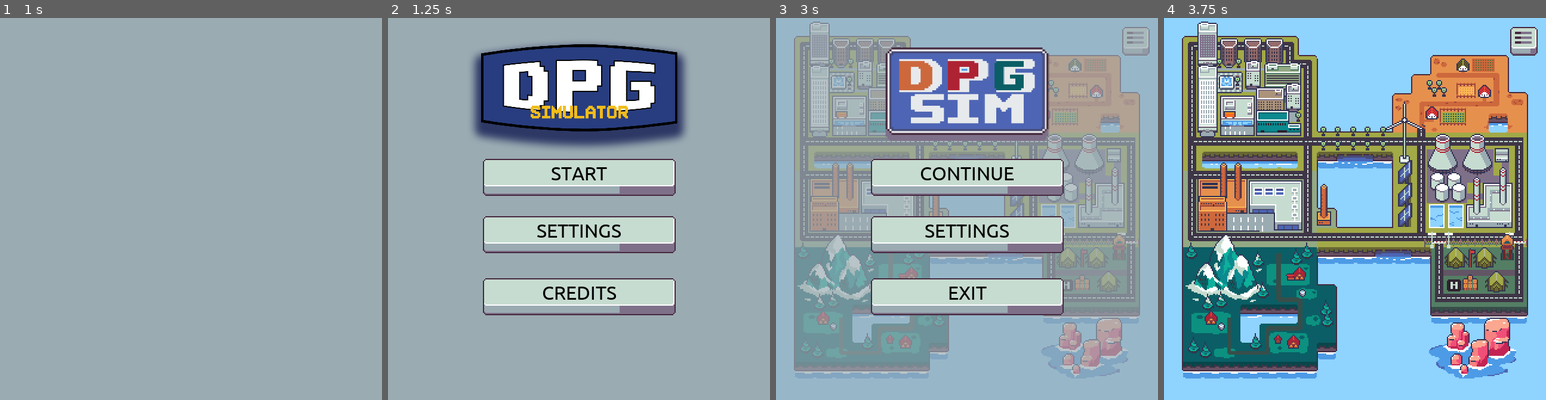
Above: before the commit, frames 1-4 (left to right).
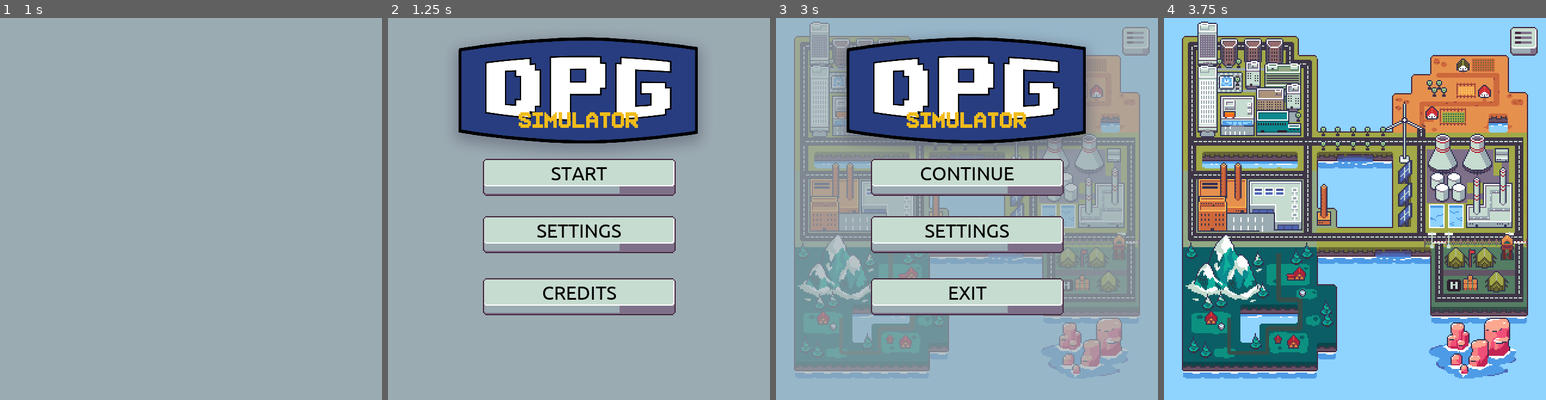
Above: after the commit, the same moments.

Repository: Kazakh-British-Technical-University/dpgsim
Game: Godot game, scene res://Game.tscn
Two runs of this game, one before a commit and one after it. Both use one fixed random seed, a clock stepped at 60 frames per second and the inputs below.
Inputs (mouse positions are in pixels of both pictures, inside the frame that each line leads up to):
- Up to frame 1 (1 s): tap Enter at 0.5 s; move the mouse to (275, 189) at 0.52 s
- Up to frame 2 (1.25 s): no input
- Up to frame 3 (3 s): click "START" at 1.25 s; click (1135, 40) at 2.02 s; click (1135, 40) at 2.75 s
- Up to frame 4 (3.75 s): click "CONTINUE" at 3.5 s

Frame 1 is identical in both runs. In frame 2, 11% of the frame differs, in the area x 17-82%, y 5-34%; in frame 3, 16%, in the area x 17-83%, y 5-35%; in frame 4, nothing differs.
Error in both runs: Attempt to call function 'addGodotFunction' in base 'null instance' on a null instance. (res://web/WebInterface.gd:94)

Commit message:
Updated Project buttons

Diff:
--- /dev/null
+++ b/dpg_sim_game/Fonts/Font_Light12.tres
@@ -0,0 +1,7 @@
+[gd_resource type="DynamicFont" load_steps=2 format=2]
+
+[ext_resource path="res://Fonts/Ubuntu-Light.ttf" type="DynamicFontData" id=1]
+
+[resource]
+size = 12
+font_data = ExtResource( 1 )
--- a/dpg_sim_game/Scenes/MainMenu/MainMenu.tscn
+++ b/dpg_sim_game/Scenes/MainMenu/MainMenu.tscn
@@ -18,8 +18,8 @@
 texture = ExtResource( 1 )
 
 [node name="DpgLogo" type="Sprite" parent="."]
-position = Vector2( 328, 152 )
-scale = Vector2( 0.252778, 0.252778 )
+position = Vector2( 328, 164 )
+scale = Vector2( 0.308333, 0.308333 )
 texture = ExtResource( 6 )
 
 [node name="Start_Button" parent="." instance=ExtResource( 2 )]
--- a/dpg_sim_game/Scenes/MainMenu/PauseMenu.tscn
+++ b/dpg_sim_game/Scenes/MainMenu/PauseMenu.tscn
@@ -1,8 +1,9 @@
-[gd_scene load_steps=6 format=2]
+[gd_scene load_steps=7 format=2]
 
 [ext_resource path="res://Sprites/logo.png" type="Texture" id=1]
 [ext_resource path="res://Scenes/Buttons/MM_Button.tscn" type="PackedScene" id=2]
 [ext_resource path="res://Scenes/MainMenu/PauseMenu.gd" type="Script" id=3]
+[ext_resource path="res://Sprites/DPG_logo.png" type="Texture" id=4]
 [ext_resource path="res://Scenes/Settings/Settings.tscn" type="PackedScene" id=5]
 
 [sub_resource type="StyleBoxEmpty" id=1]
@@ -16,8 +17,14 @@
 color = Color( 0.607843, 0.670588, 0.698039, 0.698039 )
 
 [node name="Logo" type="Sprite" parent="."]
+visible = false
 position = Vector2( 320, 121 )
 texture = ExtResource( 1 )
+
+[node name="DpgLogo" type="Sprite" parent="."]
+position = Vector2( 328, 164 )
+scale = Vector2( 0.308333, 0.308333 )
+texture = ExtResource( 4 )
 
 [node name="Continue_Button" parent="." instance=ExtResource( 2 )]
 margin_left = 153.0
--- a/dpg_sim_game/Scenes/Projects/ProjectOption.gd
+++ b/dpg_sim_game/Scenes/Projects/ProjectOption.gd
@@ -4,6 +4,9 @@
 func InitProjectButton(project):
 	data = project
 	$Title.text = trans.local(data["Title"])
+	$Description.text = trans.local(data["Description"])
+	$Money.text = trans.local(data["MoneyCost"])
+	$Time.text = trans.local(data["TimeCost"])
 
 func _on_ProjectOption_pressed():
 	global.game.soundManager.PlaySFX("Tick")
--- a/dpg_sim_game/Scenes/Projects/ProjectOption.tscn
+++ b/dpg_sim_game/Scenes/Projects/ProjectOption.tscn
@@ -1,30 +1,81 @@
-[gd_scene load_steps=4 format=2]
+[gd_scene load_steps=8 format=2]
 
-[ext_resource path="res://Sprites/UI/ScenarioFrame.png" type="Texture" id=1]
-[ext_resource path="res://Fonts/Font_Regular24.tres" type="DynamicFont" id=2]
+[ext_resource path="res://Sprites/Projects/ProjectFrame.png" type="Texture" id=1]
+[ext_resource path="res://Fonts/Font_Regular15.tres" type="DynamicFont" id=2]
 [ext_resource path="res://Scenes/Projects/ProjectOption.gd" type="Script" id=3]
+[ext_resource path="res://Sprites/Projects/time_icon01.png" type="Texture" id=4]
+[ext_resource path="res://Sprites/Projects/money_icon01.png" type="Texture" id=5]
+[ext_resource path="res://Fonts/Font_Light12.tres" type="DynamicFont" id=6]
+[ext_resource path="res://Fonts/Font_Bold13.tres" type="DynamicFont" id=7]
 
 [node name="ProjectOption" type="Button"]
-margin_right = 422.0
-margin_bottom = 96.0
-rect_min_size = Vector2( 422, 96 )
+margin_right = 166.0
+margin_bottom = 207.0
 flat = true
 script = ExtResource( 3 )
 
-[node name="ScenarioFrame" type="Sprite" parent="."]
+[node name="ProjectFrame" type="Sprite" parent="."]
 modulate = Color( 0.835294, 0.866667, 0.870588, 1 )
-position = Vector2( 212, 49 )
-scale = Vector2( 0.75, 0.75 )
+position = Vector2( 83, 106 )
+scale = Vector2( 1.3, 1.3 )
 texture = ExtResource( 1 )
+
+[node name="MoneyIcon01" type="Sprite" parent="."]
+position = Vector2( 56.5, 156 )
+texture = ExtResource( 5 )
+
+[node name="TimeIcon01" type="Sprite" parent="."]
+position = Vector2( 57.5, 183 )
+texture = ExtResource( 4 )
 
 [node name="Title" type="Label" parent="."]
 anchor_right = 1.0
-anchor_bottom = 1.0
+margin_left = 6.0
+margin_top = 8.0
+margin_right = -6.0
+margin_bottom = 60.0
 custom_colors/font_color = Color( 0, 0, 0, 1 )
 custom_fonts/font = ExtResource( 2 )
+text = "Customer Focus Research"
+align = 1
+valign = 1
+autowrap = true
+
+[node name="Description" type="Label" parent="."]
+anchor_right = 1.0
+margin_left = 5.0
+margin_top = 63.0
+margin_right = -5.0
+margin_bottom = 143.0
+custom_colors/font_color = Color( 0, 0, 0, 1 )
+custom_fonts/font = ExtResource( 6 )
 text = "Item name"
 align = 1
 valign = 1
 autowrap = true
 
+[node name="Money" type="Label" parent="."]
+anchor_right = 1.0
+margin_left = 80.5
+margin_top = 147.0
+margin_right = -17.5
+margin_bottom = 168.0
+custom_colors/font_color = Color( 0, 0, 0, 1 )
+custom_fonts/font = ExtResource( 7 )
+text = "99999"
+valign = 1
+autowrap = true
+
+[node name="Time" type="Label" parent="."]
+anchor_right = 1.0
+margin_left = 80.5
+margin_top = 173.0
+margin_right = -18.5
+margin_bottom = 194.0
+custom_colors/font_color = Color( 0, 0, 0, 1 )
+custom_fonts/font = ExtResource( 7 )
+text = "999"
+valign = 1
+autowrap = true
+
 [connection signal="pressed" from="." to="." method="_on_ProjectOption_pressed"]
--- a/dpg_sim_game/Scenes/Projects/ProjectsScreen.gd
+++ b/dpg_sim_game/Scenes/Projects/ProjectsScreen.gd
@@ -1,18 +1,17 @@
-extends Node2D
+extends Control
 
 export var numProjects = 4
-var projectOption = preload("res://Scenes/Projects/ProjectOption.tscn")
+onready var projectOptions = [$ProjectOption1, $ProjectOption2, $ProjectOption3, $ProjectOption4]
 
 func Start():
-	for child in $Buttons.get_children():
-		child.queue_free()
-
 	var randInds = []
 	var projectInds = global.curPhase()
 	for i in range(projectInds.size()):
 		randInds.append(i)
 
 	numProjects = min(4, projectInds.size())
+	for i in range(4):
+		projectOptions[i].visible = i < numProjects
 
 	var rng = RandomNumberGenerator.new()
 	rng.randomize()
@@ -21,7 +20,4 @@
 		var ind = rng.randi_range(0, randInds.size()-1)
 		var project = global.projects[projectInds[randInds[ind]]]
 		randInds.remove(ind)
-
-		var newProject = projectOption.instance()
-		newProject.InitProjectButton(project)
-		$Buttons.add_child(newProject)
+		projectOptions[i].InitProjectButton(project)
--- a/dpg_sim_game/Scenes/Projects/ProjectsScreen.tscn
+++ b/dpg_sim_game/Scenes/Projects/ProjectsScreen.tscn
@@ -1,12 +1,33 @@
-[gd_scene load_steps=2 format=2]
+[gd_scene load_steps=3 format=2]
 
 [ext_resource path="res://Scenes/Projects/ProjectsScreen.gd" type="Script" id=1]
+[ext_resource path="res://Scenes/Projects/ProjectOption.tscn" type="PackedScene" id=2]
 
-[node name="Projects" type="Node2D"]
+[node name="Projects" type="Control"]
+margin_right = 640.0
+margin_bottom = 640.0
 script = ExtResource( 1 )
 
-[node name="Buttons" type="VBoxContainer" parent="."]
-margin_left = 109.0
-margin_top = 150.0
-margin_right = 149.0
-margin_bottom = 190.0
+[node name="ProjectOption1" parent="." instance=ExtResource( 2 )]
+margin_left = 131.0
+margin_top = 131.0
+margin_right = 297.0
+margin_bottom = 338.0
+
+[node name="ProjectOption2" parent="." instance=ExtResource( 2 )]
+margin_left = 353.0
+margin_top = 131.0
+margin_right = 519.0
+margin_bottom = 338.0
+
+[node name="ProjectOption3" parent="." instance=ExtResource( 2 )]
+margin_left = 132.0
+margin_top = 389.0
+margin_right = 298.0
+margin_bottom = 596.0
+
+[node name="ProjectOption4" parent="." instance=ExtResource( 2 )]
+margin_left = 353.0
+margin_top = 389.0
+margin_right = 519.0
+margin_bottom = 596.0
--- a/dpg_sim_game/Scenes/Settings/Settings.gd
+++ b/dpg_sim_game/Scenes/Settings/Settings.gd
@@ -6,16 +6,14 @@
 	$Back.Start()
 	UpdateSettings()
 
-var musicOn = true
-var sfxOn = true
 func UpdateSettings():
 	$Music/Label.text = trans.local("MUSIC") + ": "
-	if musicOn:
+	if global.musicOn:
 		$Music/Label.text += trans.local("ON")
 	else:
 		$Music/Label.text += trans.local("OFF")
 	$SFX/Label.text = trans.local("SFX") + ": "
-	if sfxOn:
+	if global.sfxOn:
 		$SFX/Label.text += trans.local("ON")
 	else:
 		$SFX/Label.text += trans.local("OFF")
@@ -23,14 +21,14 @@
 
 
 func _on_Music_buttonPressed():
-	musicOn = not musicOn
+	global.musicOn = not global.musicOn
 	UpdateSettings()
-	global.game.soundManager.MusicOn(musicOn)
+	global.game.soundManager.MusicOn(global.musicOn)
 
 func _on_SFX_buttonPressed():
-	sfxOn = not sfxOn
+	global.sfxOn = not global.sfxOn
 	UpdateSettings()
-	global.game.soundManager.SfxOn(sfxOn)
+	global.game.soundManager.SfxOn(global.sfxOn)
 
 func _on_Back_buttonPressed():
 	visible = false
--- a/dpg_sim_game/global.gd
+++ b/dpg_sim_game/global.gd
@@ -2,6 +2,9 @@
 
 var externalator_initated = false
 var game : MainGame
+
+var sfxOn = true
+var musicOn = true
 
 var mainConfig : Dictionary
 var scenarios = []
Binary file changed: dpg_sim_game/Sprites/DPG_logo.png
Binary file added: dpg_sim_game/Sprites/Map/map_blurred.png
Not shown, added: dpg_sim_game/Sprites/Map/map_blurred.png.import
Binary file added: dpg_sim_game/Sprites/Projects/ProjectFrame.png
Not shown, added: dpg_sim_game/Sprites/Projects/ProjectFrame.png.import
Binary file added: dpg_sim_game/Sprites/Projects/money_icon01.png
Not shown, added: dpg_sim_game/Sprites/Projects/money_icon01.png.import
Binary file added: dpg_sim_game/Sprites/Projects/time_icon01.png
Not shown, added: dpg_sim_game/Sprites/Projects/time_icon01.png.import
Binary file changed: dpg_sim_game/Sprites/UI/ScenarioFrame.png
Not shown, changed: dpg_sim_export/Data/ScenarioList.txt
Not shown, changed: dpg_sim_export/index.html
(and 1 more such lines)
